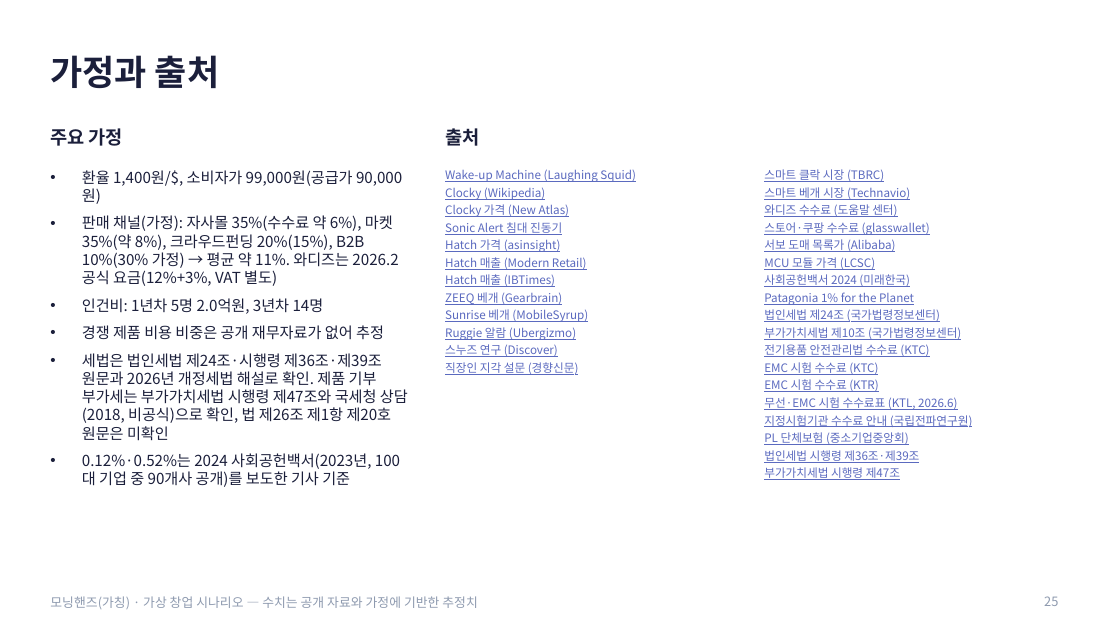
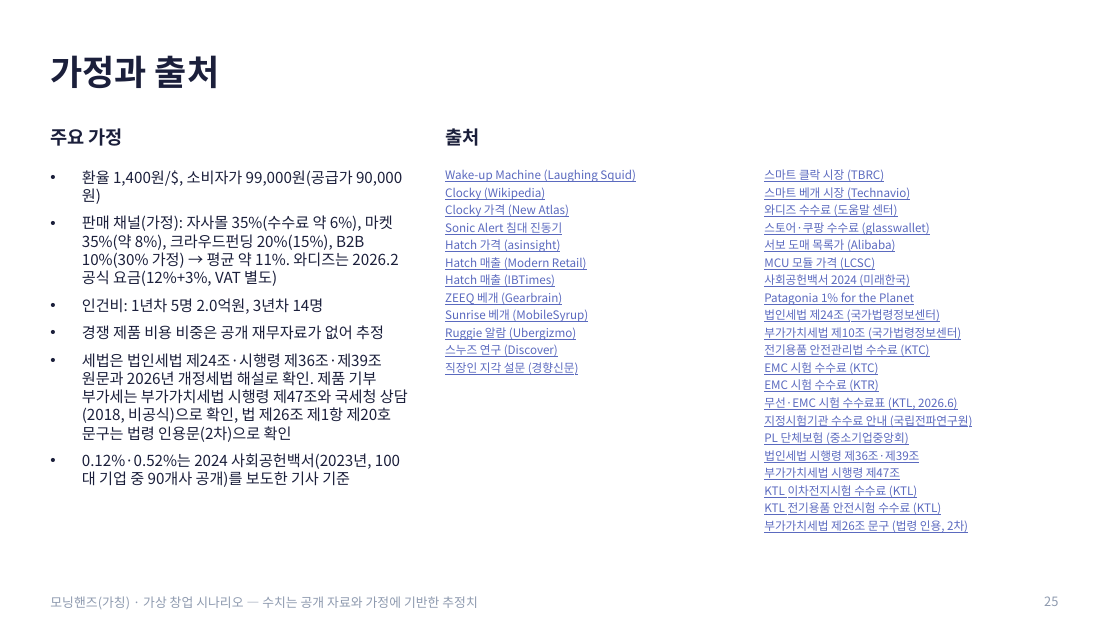
Before and after one commit to g975682-source/-, a slide deck: slide 25 of MorningHands_Business_Analysis.pptx. Drawn at 1120x630 pixels with LibreOffice and Linux fonts; fonts in the diff are those of the drawing. Boxes give left, top, right and bottom in pixels: in the first picture for what was removed or moved away, otherwise in the second. Text is boxed around its words. In the diff, an @@ line names an element or a change of style, - is before the commit and + after.

```diff
--- a/MorningHands_Business_Analysis.pptx
+++ b/MorningHands_Business_Analysis.pptx
@@ text at [82, 353, 408, 442]: text changed @@
-• 세법은 법인세법 제24조·시행령 제36조·제39조 원문과 2026년 개정세법 해설로 확인. 제품 기부 부가세는 부가가치세법 시행령 제47조와 국세청 상담(2018, 비공식)으로 확인, 법 제26조 제1항 제20호 원문은 미확인
+• 세법은 법인세법 제24조·시행령 제36조·제39조 원문과 2026년 개정세법 해설로 확인. 제품 기부 부가세는 부가가치세법 시행령 제47조와 국세청 상담(2018, 비공식)으로 확인, 법 제26조 제1항 제20호 문구는 법령 인용문(2차)으로 확인
@@ text at [764, 485, 968, 533]: paragraphs added @@
+KTL 이차전지시험 수수료 (KTL)
+KTL 전기용품 안전시험 수수료 (KTL)
+부가가치세법 제26조 문구 (법령 인용, 2차)
```
Also in this commit, not shown: 2 other slides changed, 2 other files.
